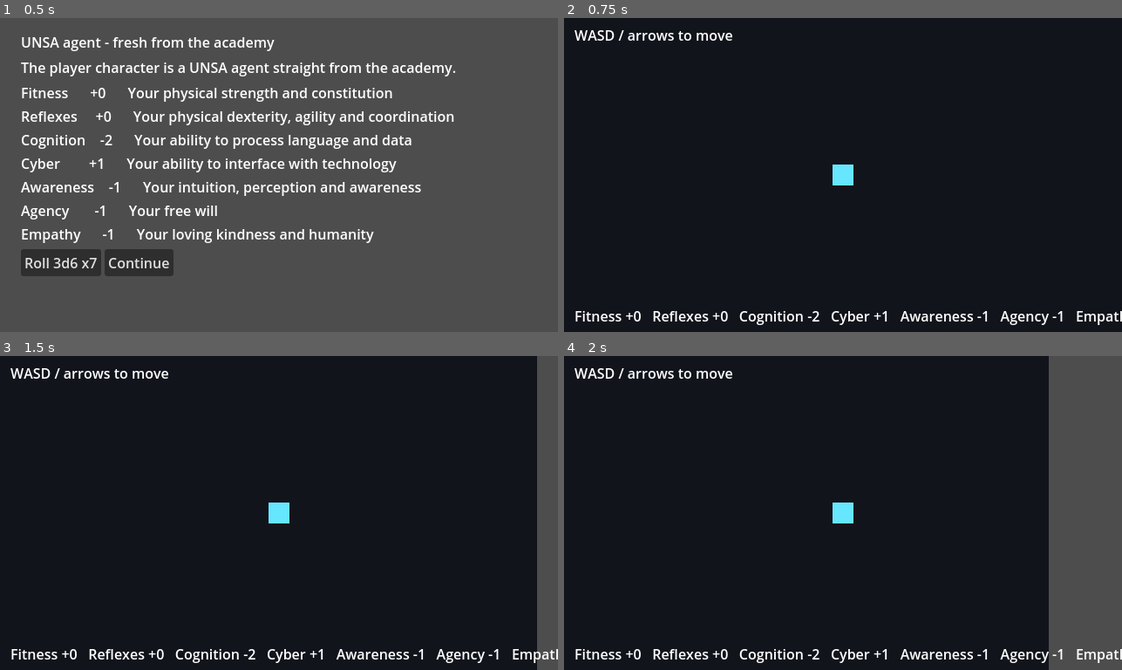
Above: before the commit, frames 1-4 (two rows, left to right).
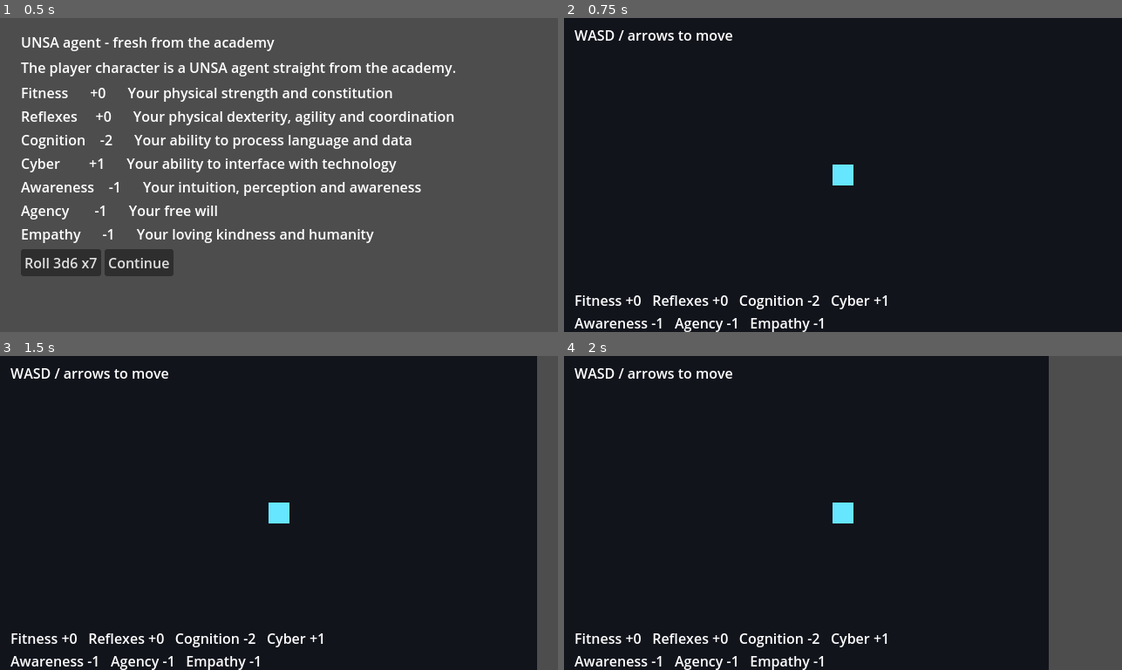
Above: after the commit, the same moments.

Repository: TomiToivio/NooPunk
Game: Godot game, scene res://creation.tscn
The game is run twice, just before and just after one commit, with the same random seed, the same clock (stepped at 60 frames per second) and the same inputs.
Inputs:
- Up to frame 1 (0.5 s): no input
- Up to frame 2 (0.75 s): click "Continue" at 0.5 s
- Up to frame 3 (1.5 s): tap Enter at 1.25 s; hold D from 1.28 s (still down); tap C at 1.35 s
- Up to frame 4 (2 s): keep holding D

Frame 1 is identical in both runs. In frame 2, 2.6% of the frame differs, in the area x 1-100%, y 88-100%; in frame 3, 2.6%; in frame 4, 2.6%.

Commit message:
fix(#835): wrap the walking sheet and run the attribute tests in CI
After the parse fix landed on main, two gaps remained from actually running the slice:

- format_sheet() put all seven attributes on one 640 px line, clipping Empathy in the walking
  scene; it now lays them out on two rows and the label has room for both;
- the starter workflow ran only smoke.gd. It now runs attributes_smoke.gd and character.gd too,
  so a broken creation screen or attribute table fails CI.

Verified: all three headless tests PASS, and the walking screenshot shows seven unclipped values.

Diff:
--- a/noopunk/game/attributes.gd
+++ b/noopunk/game/attributes.gd
@@ -76,11 +76,16 @@
 
 ## A human-readable summary, e.g. "Fitness +1  Reflexes 0  Cognition -2 ...".
 static func format_sheet(values: Dictionary) -> String:
+	# Two rows: seven attributes on one 640 px line overflowed and clipped "Empathy".
 	var parts: Array = []
 	for name in attribute_names():
 		var value := int(values.get(name, 0))
 		parts.append("%s %s%d" % [name, "+" if value >= 0 else "", value])
-	return "   ".join(parts)
+	var lines: Array[String] = []
+	lines.append("   ".join(parts.slice(0, 4)))
+	if parts.size() > 4:
+		lines.append("   ".join(parts.slice(4)))
+	return "\n".join(lines)
 
 static func difficulty_scale() -> Array:
 	return data().get("difficulty", [])
--- a/noopunk/game/main.tscn
+++ b/noopunk/game/main.tscn
@@ -43,7 +43,7 @@
 
 [node name="Label" type="Label" parent="Sheet"]
 offset_left = 12.0
-offset_top = 330.0
+offset_top = 312.0
 offset_right = 628.0
-offset_bottom = 354.0
+offset_bottom = 356.0
 text = "No character sheet yet"
Not shown, added: noopunk/game/character_sheet.gd.uid
Not shown, added: noopunk/game/tests/attributes_smoke.gd.uid
Not shown, changed: .github/workflows/noopunk-starter-smoke.yml
